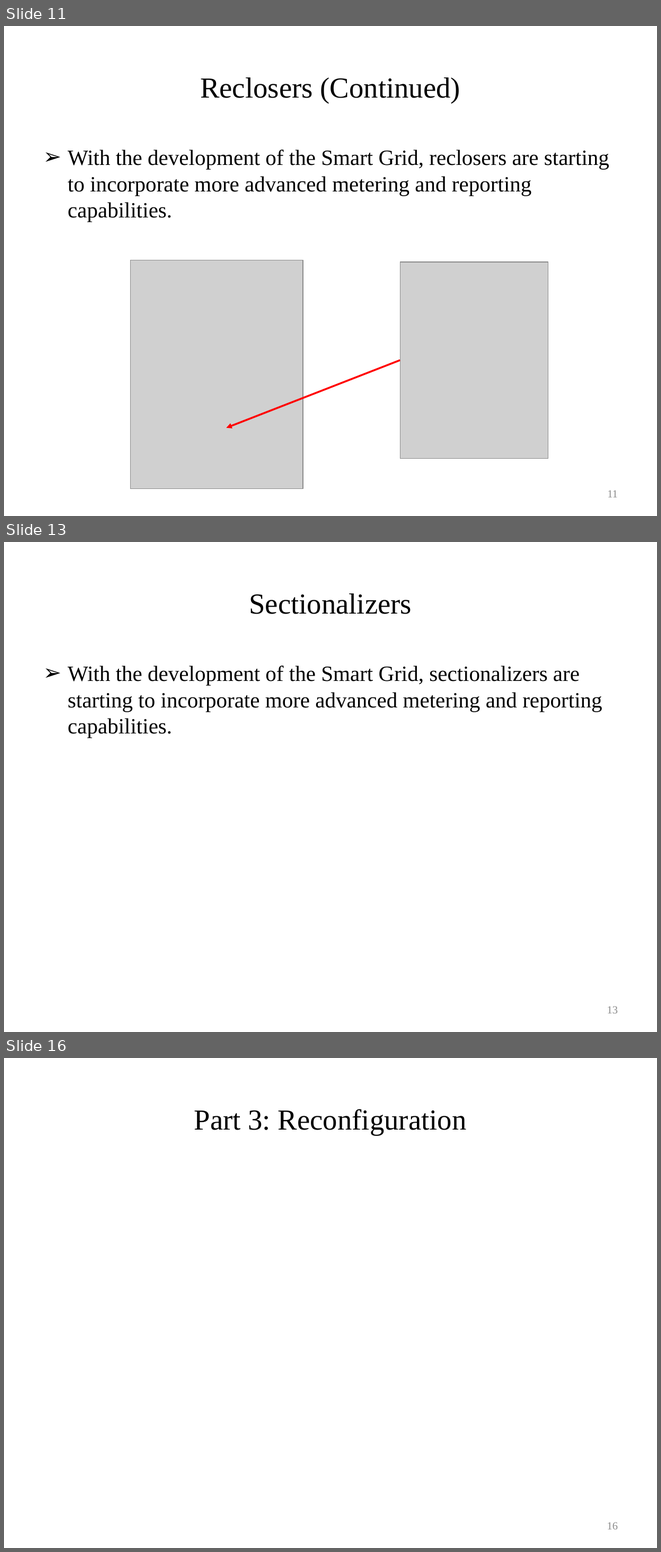
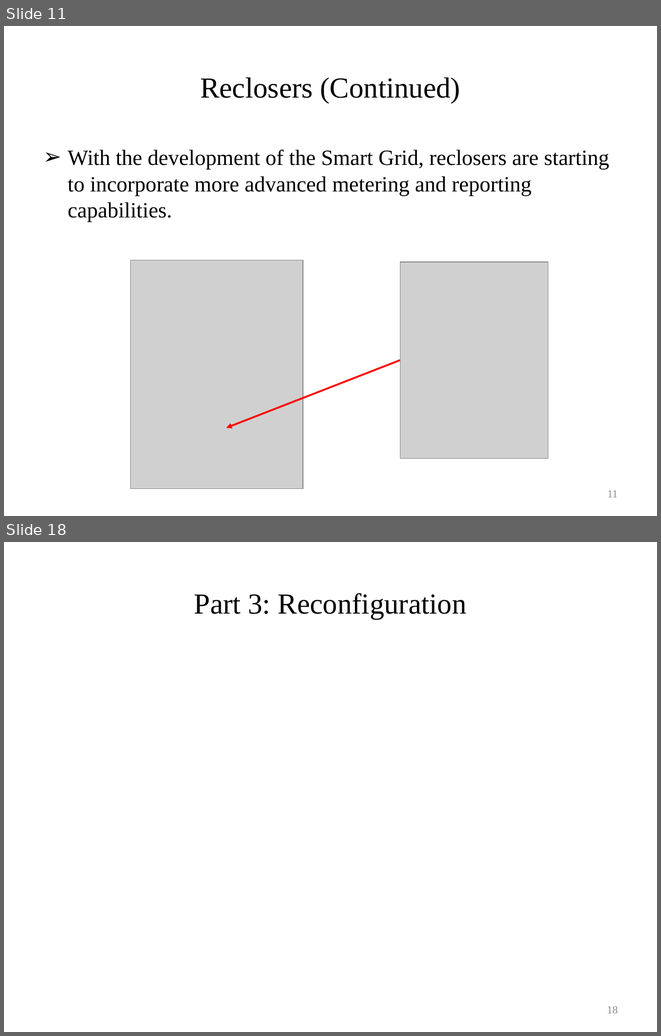
Before and after one commit to gridlab-d/course, a slide deck: University of Washington Class/Module 9 - Automated switching and reconfiguration.pptx. Shown one above the other, each under a label of ours: slides 11, 13 and 16 before the commit, slides 11 and 18 after it; the slides between them are not shown. The pictures are 661x1552 and 661x1036 pixels, drawn with LibreOffice and Linux fonts; fonts in the diff are those of the drawing; grey boxes stand for pictures. Boxes give left, top, right and bottom in pixels: in the first picture for what was removed or moved away, otherwise in the second. Text is boxed around its words. In the diff, an @@ line names an element or a change of style, - is before the commit and + after.

```diff
--- a/University of Washington Class/Module 9 - Automated switching and reconfiguration.pptx
+++ b/University of Washington Class/Module 9 - Automated switching and reconfiguration.pptx
@@ slide 13 removed at (4,542,657,1032), background #FFFFFF @@
@@ title removed at (249,593,412,614) @@
-Sectionalizers
@@ text removed at (68,665,602,738) @@
-➢ With the development of the Smart Grid, sectionalizers are starting to incorporate more advanced metering and reporting capabilities.
@@ page number removed at (607,1006,618,1013) @@
-13
@@ what was slide 16 is now slide 18 @@
@@ page number at (607,1006,618,1013): text changed @@
-16
+18
```
Also in this commit, not shown: 2 slides changed, 4 slides added, 1 other slide removed.
